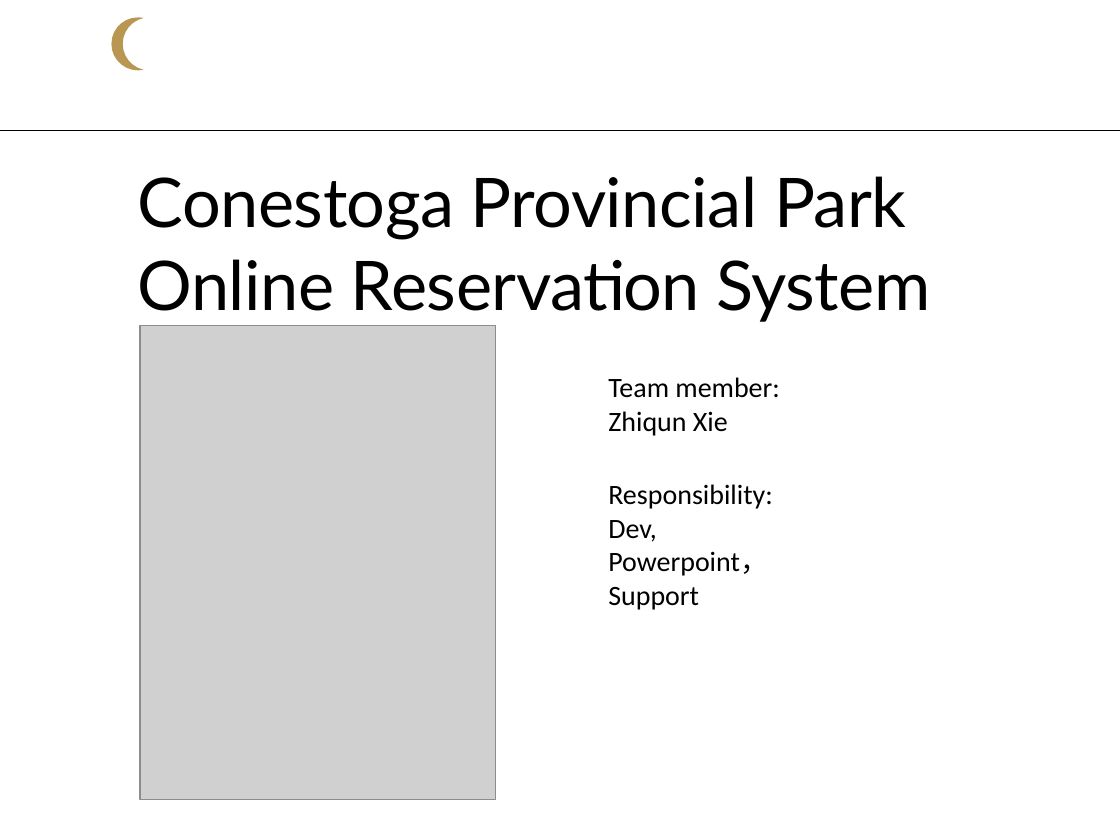
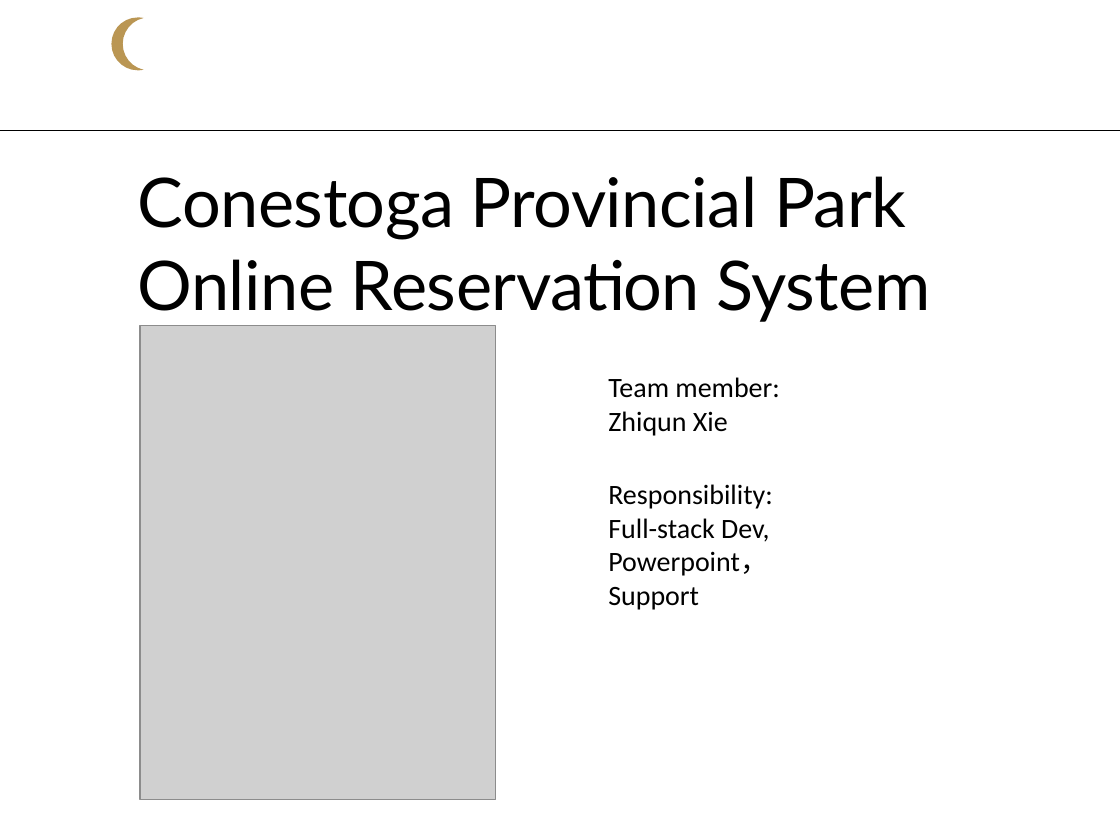
Before and after one commit to Smars-Bin-Hu/capstone-project-doc, a slide deck: slide 3 of week3-public-submission/Team 11_Draft PowerPoint Slides.pptx. Drawn at 1120x840 pixels with LibreOffice and Linux fonts; fonts in the diff are those of the drawing; grey boxes stand for pictures; background and template pictures are left out. Boxes give left, top, right and bottom in pixels: in the first picture for what was removed or moved away, otherwise in the second. Text is boxed around its words. In the diff, an @@ line names an element or a change of style, - is before the commit and + after.

```diff
--- a/week3-public-submission/Team 11_Draft PowerPoint Slides.pptx
+++ b/week3-public-submission/Team 11_Draft PowerPoint Slides.pptx
@@ text at (608, 518, 769, 542): text changed @@
-Dev,
+Full-stack Dev,
```
Also in this commit, not shown: 2 other slides changed.
